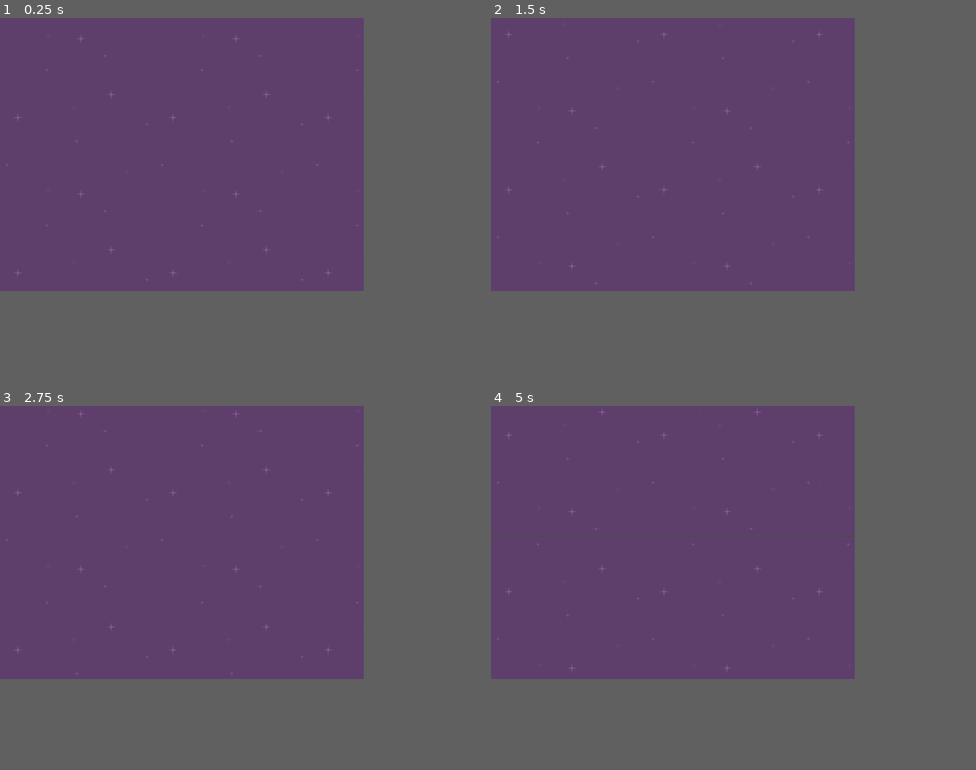
Above: before the commit, frames 1-4 (two rows, left to right).
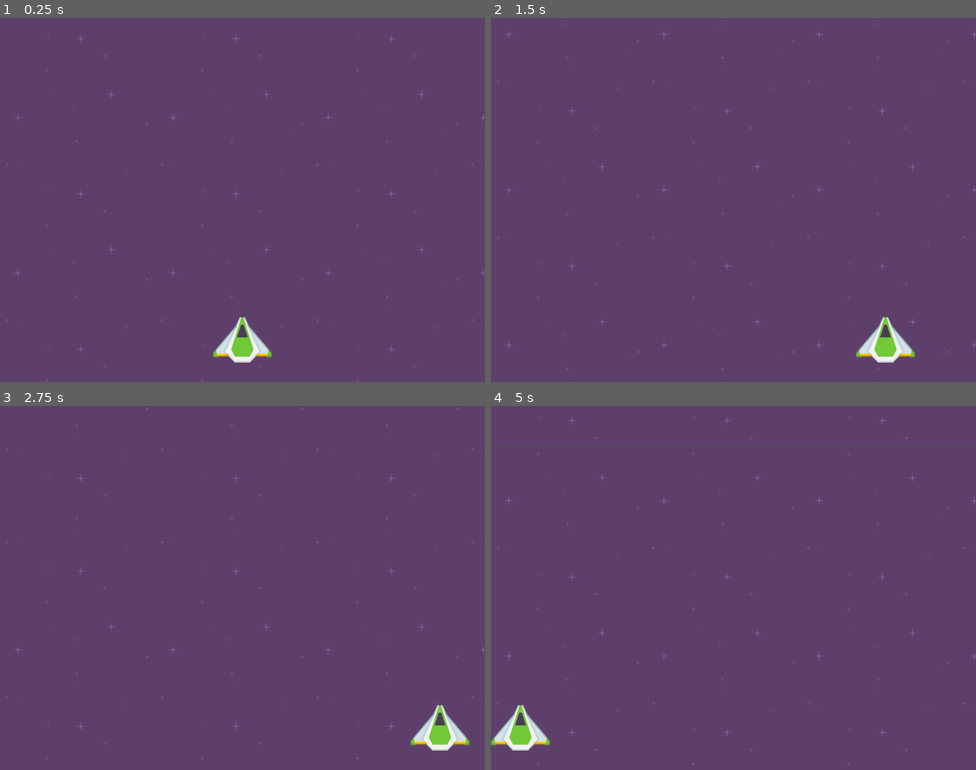
Above: after the commit, the same moments.

Repository: avodhel/Godot-Learn-Projects
Game: Godot game, scene res://Scenes/Main.tscn
Same seed, same stepped clock (60 frames per second), same inputs: the game is played once before the commit and once after it.
Inputs:
- Up to frame 1 (0.25 s): no input
- Up to frame 2 (1.5 s): hold Right (right, bound only after the commit) 0.53-1.28 s; hold Left (left, bound only after the commit) from 1.28 s (still down)
- Up to frame 3 (2.75 s): release Left (left, bound only after the commit) at 2.03 s; hold Right (right, bound only after the commit) from 2.03 s (still down)
- Up to frame 4 (5 s): release Right (right, bound only after the commit) at 3.53 s; hold Left (left, bound only after the commit) from 3.53 s (still down)
In our replay, the window is 600x450 before the commit and 800x600 after it. These sizes can differ from the game's own. Grey fills any space a smaller window leaves; there, only what the larger window draws over its background counts as a difference.

The runs differ from the first frame. In frame 1, 0.8% of the frame differs, in the area x 1-100%, y 5-100%; in frame 2, 0.9%; in frame 3, 0.9%; in frame 4, 1.6%, in the area x 0-100%, y 1-99%.

Commit message:
Space Attack v0.2(ship movement)

Diff:
--- a/Space Attack/Scenes/Main.tscn
+++ b/Space Attack/Scenes/Main.tscn
@@ -1,7 +1,11 @@
-[gd_scene load_steps=2 format=2]
+[gd_scene load_steps=3 format=2]
 
 [ext_resource path="res://Scenes/Background.tscn" type="PackedScene" id=1]
+[ext_resource path="res://Scenes/Player.tscn" type="PackedScene" id=2]
 
 [node name="Main" type="Node"]
 
 [node name="Background" parent="." instance=ExtResource( 1 )]
+
+[node name="Player" parent="." instance=ExtResource( 2 )]
+position = Vector2( 400, 530 )
--- /dev/null
+++ b/Space Attack/Scenes/Player.tscn
@@ -0,0 +1,16 @@
+[gd_scene load_steps=4 format=2]
+
+[ext_resource path="res://Scripts/Player.gd" type="Script" id=1]
+[ext_resource path="res://Textures/playerShip3_green.png" type="Texture" id=2]
+
+[sub_resource type="CircleShape2D" id=1]
+radius = 37.4959
+
+[node name="Player" type="KinematicBody2D"]
+script = ExtResource( 1 )
+
+[node name="Sprite" type="Sprite" parent="."]
+texture = ExtResource( 2 )
+
+[node name="CollisionShape2D" type="CollisionShape2D" parent="."]
+shape = SubResource( 1 )
--- /dev/null
+++ b/Space Attack/Scripts/Player.gd
@@ -0,0 +1,20 @@
+extends KinematicBody2D
+
+export var speed = 500
+
+onready var sprite = $Sprite
+
+var screensize
+var half_sprite_size
+
+func _ready():
+	screensize = get_viewport_rect().size
+	half_sprite_size = (sprite.texture.get_width() * scale.x) / 2
+
+func _process(delta):
+	if Input.is_action_pressed("left"):
+		position.x -= speed * delta
+	elif Input.is_action_pressed("right"):
+		position.x += speed * delta
+
+	position.x = clamp(position.x, half_sprite_size, screensize.x - half_sprite_size)
--- a/Space Attack/project.godot
+++ b/Space Attack/project.godot
@@ -22,8 +22,23 @@
 [display]
 
 window/size/width=800
-window/size/test_width=600
-window/size/test_height=450
+
+[input]
+
+left={
+"deadzone": 0.5,
+"events": [ Object(InputEventKey,"resource_local_to_scene":false,"resource_name":"","device":0,"alt":false,"shift":false,"control":false,"meta":false,"command":false,"pressed":false,"scancode":16777231,"unicode":0,"echo":false,"script":null)
+, Object(InputEventKey,"resource_local_to_scene":false,"resource_name":"","device":0,"alt":false,"shift":false,"control":false,"meta":false,"command":false,"pressed":false,"scancode":65,"unicode":0,"echo":false,"script":null)
+, Object(InputEventJoypadButton,"resource_local_to_scene":false,"resource_name":"","device":0,"button_index":14,"pressure":0.0,"pressed":false,"script":null)
+ ]
+}
+right={
+"deadzone": 0.5,
+"events": [ Object(InputEventKey,"resource_local_to_scene":false,"resource_name":"","device":0,"alt":false,"shift":false,"control":false,"meta":false,"command":false,"pressed":false,"scancode":16777233,"unicode":0,"echo":false,"script":null)
+, Object(InputEventKey,"resource_local_to_scene":false,"resource_name":"","device":0,"alt":false,"shift":false,"control":false,"meta":false,"command":false,"pressed":false,"scancode":68,"unicode":0,"echo":false,"script":null)
+, Object(InputEventJoypadButton,"resource_local_to_scene":false,"resource_name":"","device":0,"button_index":15,"pressure":0.0,"pressed":false,"script":null)
+ ]
+}
 
 [rendering]
 
